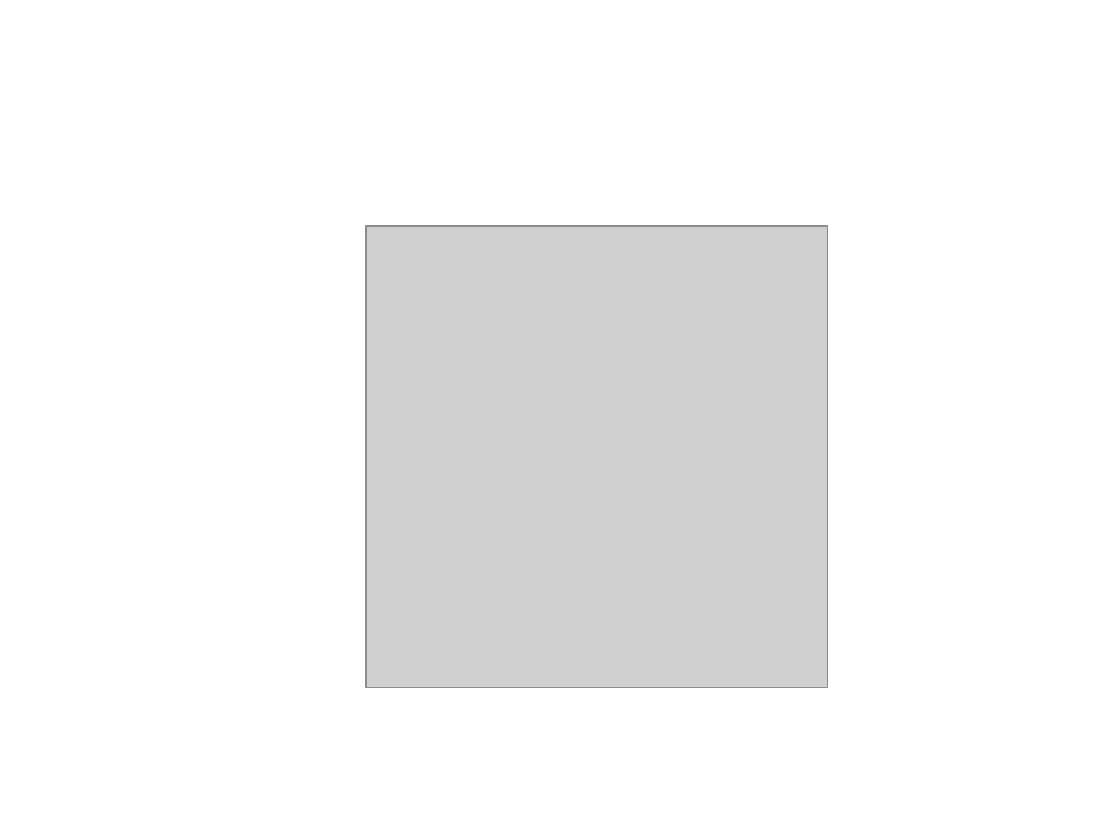
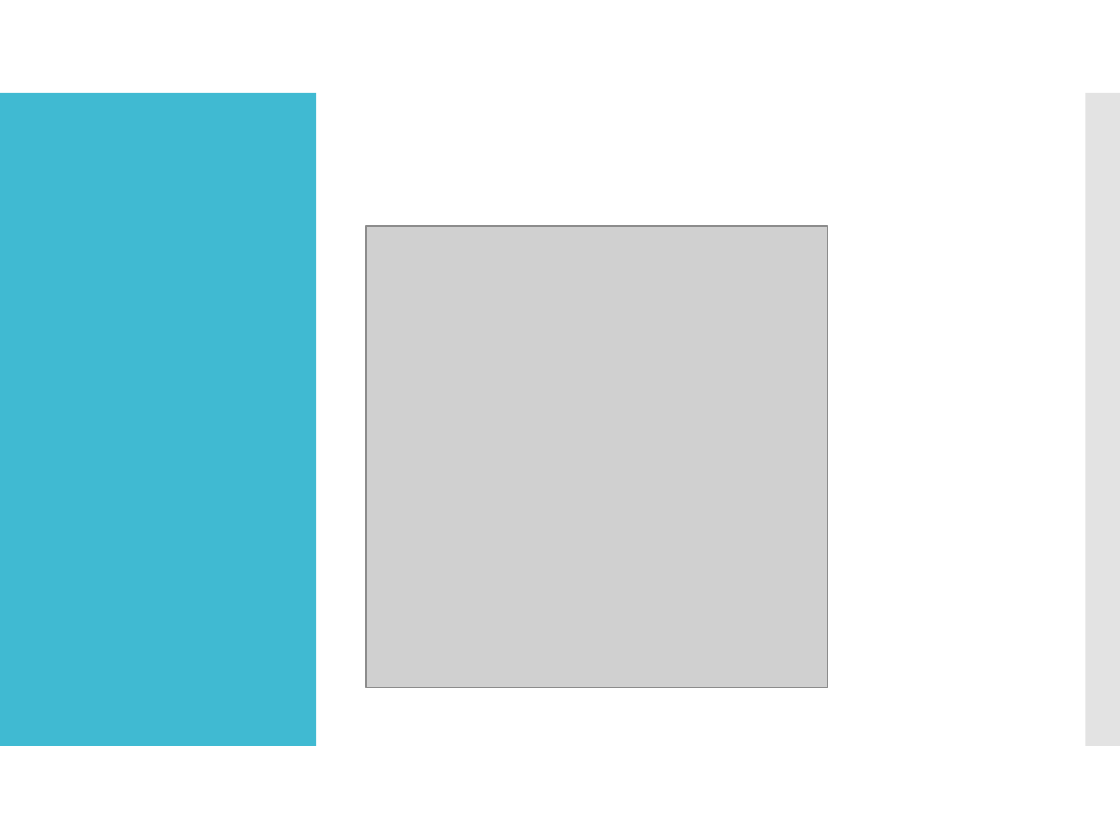
Before and after one commit to dschenkelman/taller-proyectos, a slide deck: slide 12 of Assets/Presentación negocio.pptx. Drawn at 1120x840 pixels with LibreOffice and Linux fonts; fonts in the diff are those of the drawing; grey boxes stand for pictures. Boxes give left, top, right and bottom in pixels: in the first picture for what was removed or moved away, otherwise in the second. Text is boxed around its words. In the diff, an @@ line names an element or a change of style, - is before the commit and + after.

```diff
--- a/Assets/Presentación negocio.pptx
+++ b/Assets/Presentación negocio.pptx
@@ rectangle added at [0,93,316,746], fill #40BAD2 @@
@@ rectangle added at [1085,93,1120,746], fill #C8C8C8 at 50% opacity @@
```
Also in this commit, not shown: 11 other slides changed.
